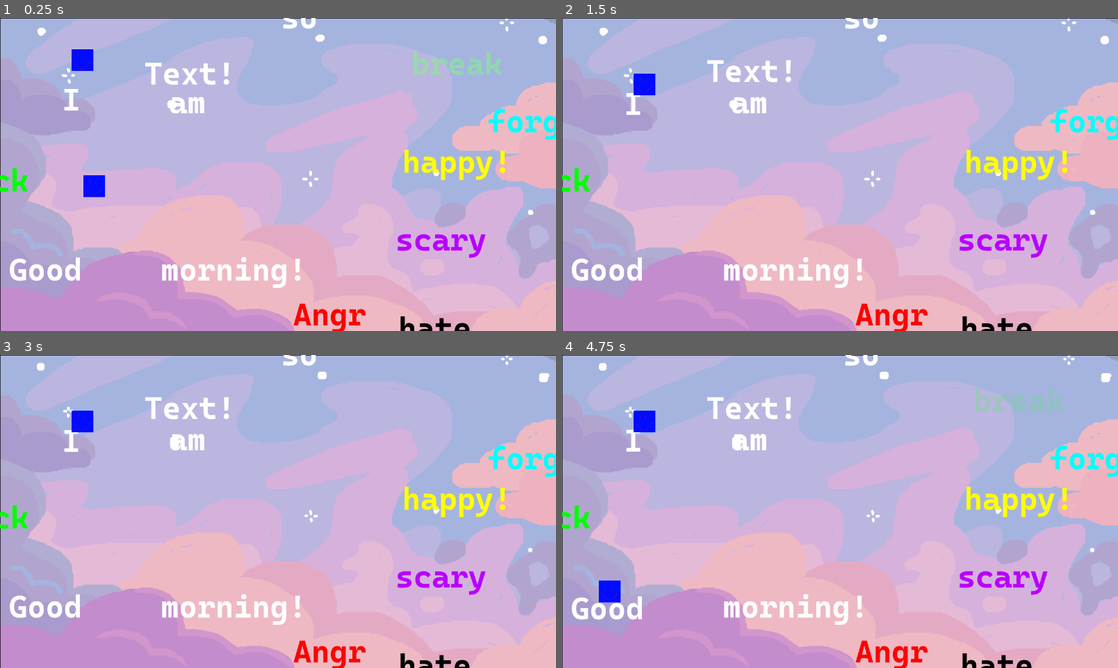
Above: before the commit, frames 1-4 (two rows, left to right).
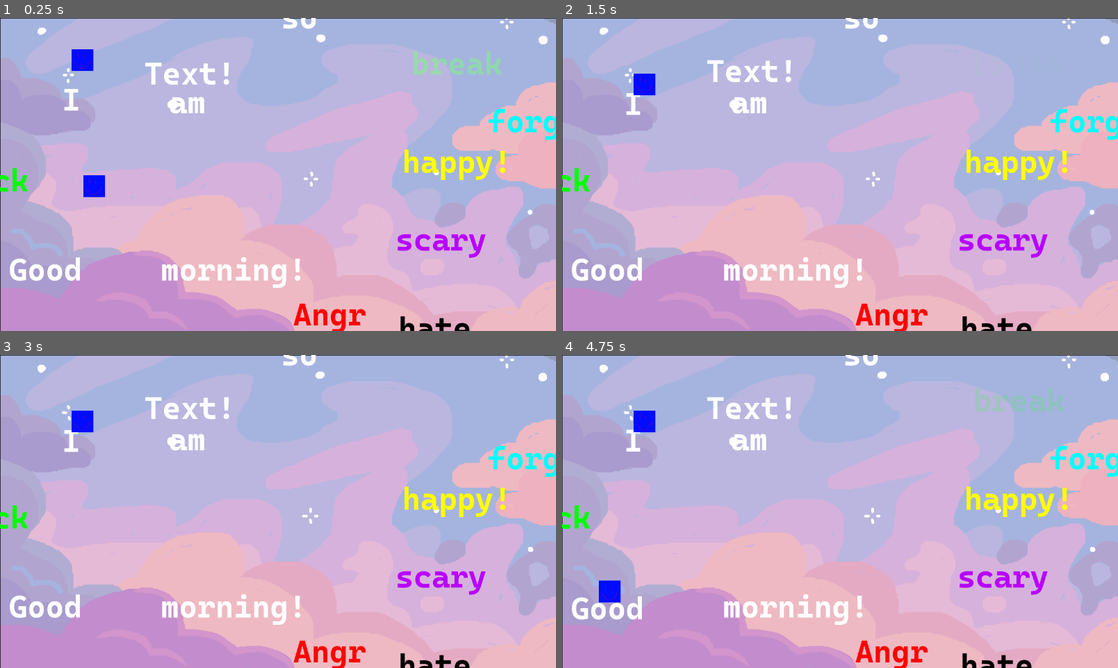
Above: after the commit, the same moments.

Repository: NitroGuy10/Chillennium2023
Game: Godot game, scene res://assets/Objects/Game.tscn
The game is run twice, just before and just after one commit, with the same random seed, the same clock (stepped at 60 frames per second) and the same inputs. Before the commit the project starts from res://assets/Levels/Test_Level.tscn.
Inputs:
- Up to frame 1 (0.25 s): no input
- Up to frame 2 (1.5 s): hold Right (ui_right) from 0.53 s (still down); tap Shift (dash) at 0.6, 1.35 s; tap Up (ui_up) at 0.77 s
- Up to frame 3 (3 s): tap Up (ui_up) at 1.52 s; release Right (ui_right) at 2.03 s; hold Left (ui_left) 2.03-2.78 s; tap Shift (dash) at 2.1, 2.85 s; hold Right (ui_right) from 2.78 s (still down)
- Up to frame 4 (4.75 s): tap Up (ui_up) at 3.02, 3.77, 4.52 s; tap Shift (dash) at 3.6, 4.35 s; tap R (reset) at 4.15 s; release Right (ui_right) at 4.28 s; hold Left (ui_left) from 4.28 s (still down)

The runs differ from the first frame. In frame 1, 0.1% of the frame differs, in the area x 6-99%, y 0-63%; in frame 2, 0.1%; in frame 3, 0.2%, in the area x 6-99%, y 0-64%; in frame 4, 0.2%.

Commit message:
Scene resetting

Diff:
--- a/assets/Levels/LevelController.gd
+++ b/assets/Levels/LevelController.gd
@@ -1,6 +1,6 @@
 extends Node2D
 
-export var scenePath = "res://###"
+signal death
 
 
 
@@ -12,10 +12,10 @@
 
 # Called when the node enters the scene tree for the first time.
 func _ready():
-	assert(scenePath != "res://###")
+	connect("death", get_parent().get_parent(), "_on_death")
 
 
 # Called every frame. 'delta' is the elapsed time since the previous frame.
 func _process(delta):
 	if Input.is_action_just_pressed("reset"):
-		get_tree().change_scene(scenePath)
+		emit_signal("death")
--- a/assets/Levels/Test_Level.tscn
+++ b/assets/Levels/Test_Level.tscn
@@ -9,10 +9,9 @@
 
 [node name="Test_Level" type="Node2D"]
 script = ExtResource( 6 )
-scenePath = "res://assets/Levels/Test_Level.tscn"
 
 [node name="Background" parent="." instance=ExtResource( 3 )]
-frame = 10
+frame = 18
 
 [node name="WordPlatformInteractable" parent="." instance=ExtResource( 4 )]
 position = Vector2( 147, 186 )
--- /dev/null
+++ b/assets/Objects/Game.gd
@@ -0,0 +1,35 @@
+extends Node2D
+
+
+# Declare member variables here. Examples:
+# var a = 2
+# var b = "text"
+
+var levels = [
+	preload("res://assets/Levels/Test_Level.tscn")
+]
+
+var levelNum = 0
+
+
+# Called when the node enters the scene tree for the first time.
+func _ready():
+	$AudioStreamPlayer.play()
+	pass # Replace with function body.
+
+
+# Called every frame. 'delta' is the elapsed time since the previous frame.
+#func _process(delta):
+#	pass
+
+
+func _on_death():
+	print("Dead")
+
+	for i in range(0, $Level.get_child_count()):
+		$Level.get_child(i).queue_free()
+
+	var levelInstance = levels[levelNum].instance()
+
+	print(levelInstance.name)
+	$Level.add_child(levelInstance)
--- /dev/null
+++ b/assets/Objects/Game.tscn
@@ -0,0 +1,15 @@
+[gd_scene load_steps=4 format=2]
+
+[ext_resource path="res://assets/Levels/Test_Level.tscn" type="PackedScene" id=1]
+[ext_resource path="res://assets/Music/cutesy.mp3" type="AudioStream" id=2]
+[ext_resource path="res://assets/Objects/Game.gd" type="Script" id=3]
+
+[node name="Game" type="Node2D"]
+script = ExtResource( 3 )
+
+[node name="Level" type="Node2D" parent="."]
+
+[node name="Test_Level" parent="Level" instance=ExtResource( 1 )]
+
+[node name="AudioStreamPlayer" type="AudioStreamPlayer" parent="."]
+stream = ExtResource( 2 )
--- a/project.godot
+++ b/project.godot
@@ -11,7 +11,7 @@
 [application]
 
 config/name="Chillennium2023"
-run/main_scene="res://assets/Levels/Test_Level.tscn"
+run/main_scene="res://assets/Objects/Game.tscn"
 boot_splash/show_image=false
 boot_splash/fullsize=false
 boot_splash/use_filter=false
Not shown, added: assets/Music/cutesy.mp3.import
Not shown, added: assets/Music/cutesy.mp3
